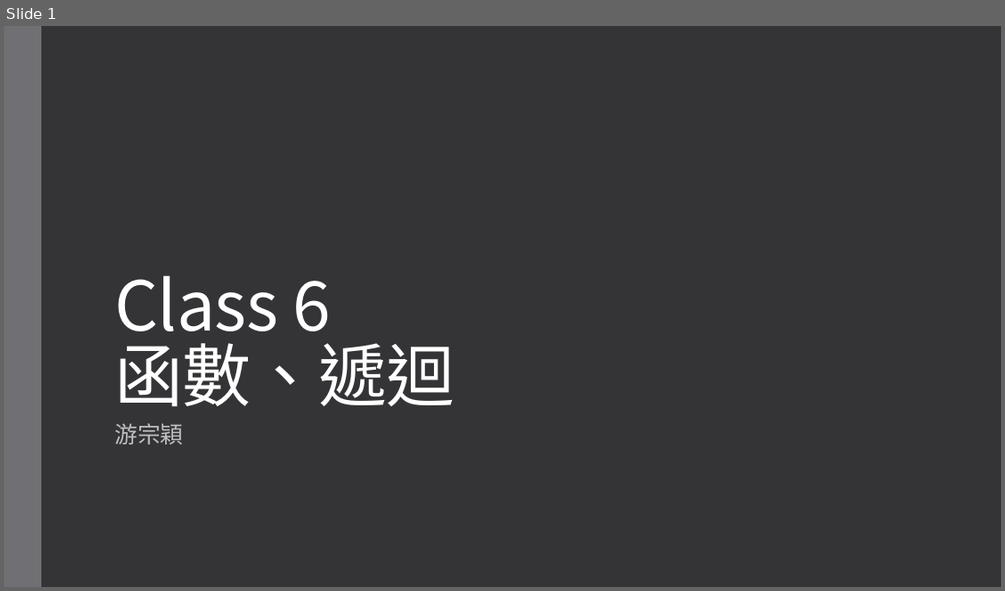
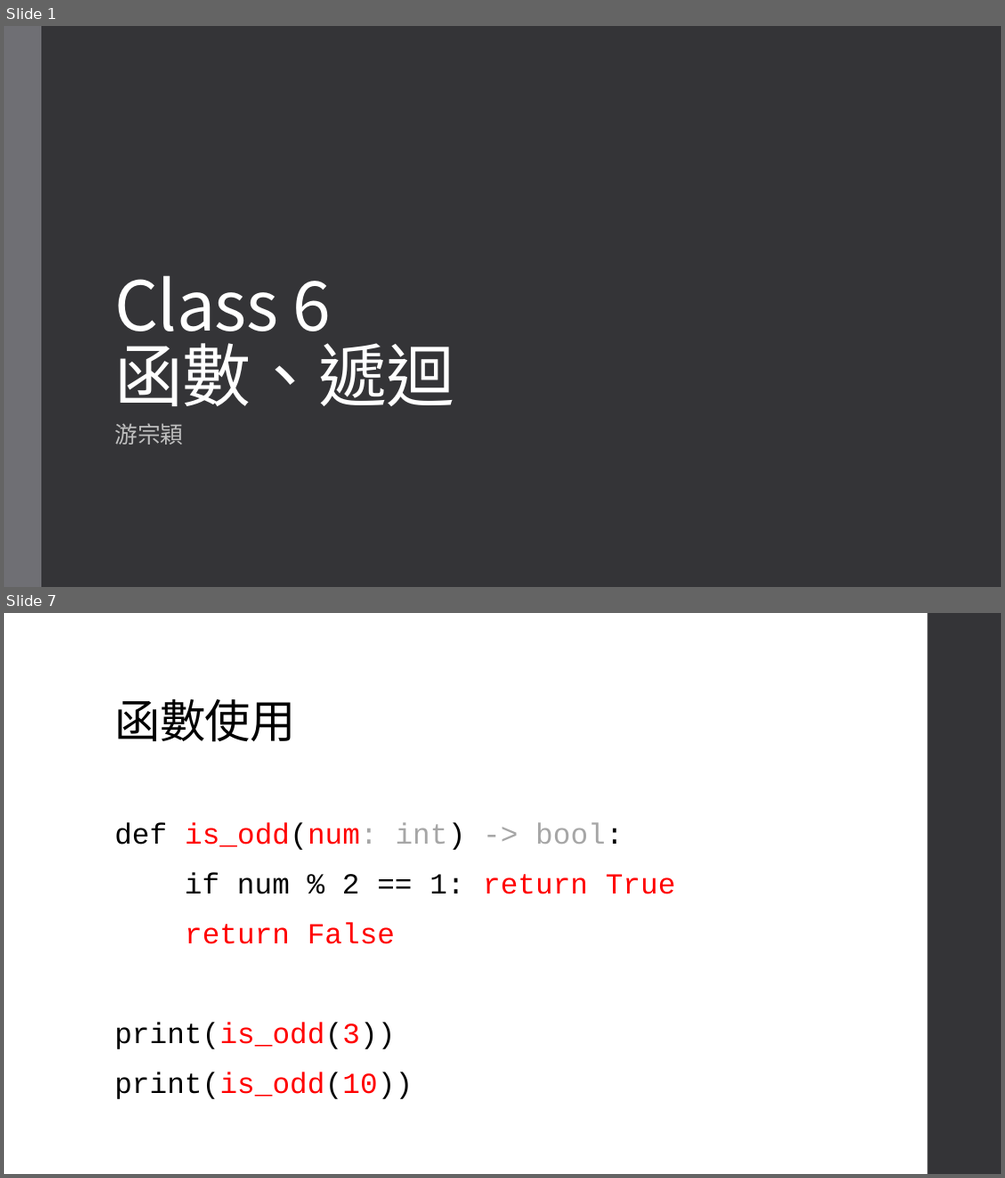
Before and after one commit to an920107/ServiceLearning, a slide deck: Class 6 函數、遞迴.pptx. Shown one above the other, each under a label of ours: slide 1 before the commit, slides 1 and 7 after it; the slides between them are not shown. The pictures are 1005x591 and 1005x1178 pixels, drawn with LibreOffice and Linux fonts; fonts in the diff are those of the drawing. Boxes give left, top, right and bottom in pixels: in the first picture for what was removed or moved away, otherwise in the second. Text is boxed around its words. In the diff, an @@ line names an element or a change of style, - is before the commit and + after.

```diff
--- a/Class 6 函數、遞迴.pptx
+++ b/Class 6 函數、遞迴.pptx
@@ slide 7 added at [4, 613, 1001, 1174], background #FFFFFF @@
@@ rectangle added at [928, 613, 1001, 1174], fill #353537 @@
@@ title added at [114, 699, 296, 742], 44 pt, text #000000 @@
+函數使用
@@ text added at [114, 823, 676, 1099], 28 pt, text #FF0000 @@
+def is_odd(num: int) -> bool:
+if num % 2 == 1: return True
+return False
+print(is_odd(3))
+print(is_odd(10))
```
Also in this commit, not shown: 16 other slides added.
